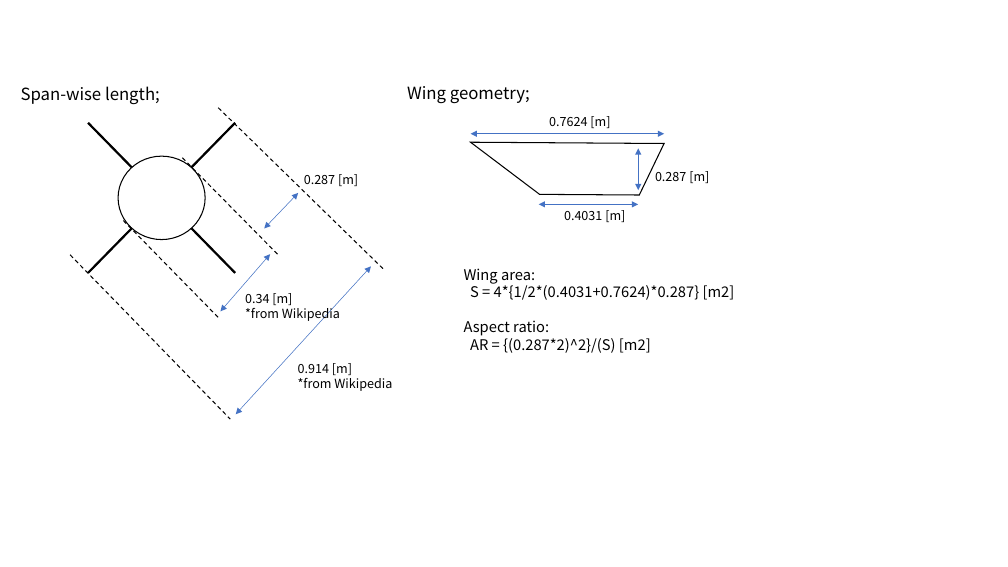
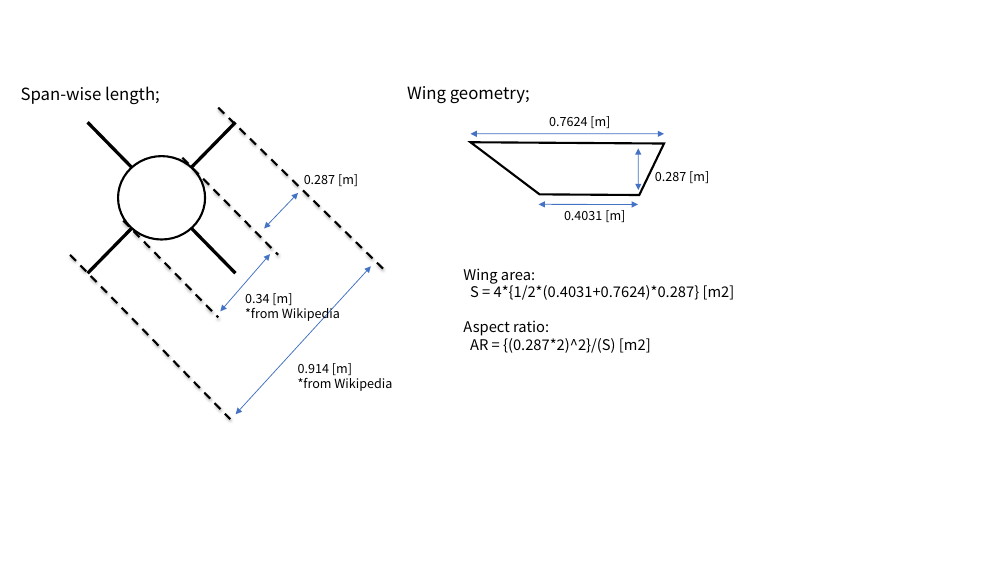
Before and after one commit to zeta-plusplus/AircraftDynamics, a slide deck: slide 2 of docs/PtMassFDM/DoF2/Examples/ExampleAircrafts/AGM84_ex02/makeFigs.pptx. Drawn at 1008x567 pixels with LibreOffice and Linux fonts; fonts in the diff are those of the drawing. Boxes give left, top, right and bottom in pixels: in the first picture for what was removed or moved away, otherwise in the second. Text is boxed around its words. In the diff, an @@ line names an element or a change of style, - is before the commit and + after.

```diff
--- a/docs/PtMassFDM/DoF2/Examples/ExampleAircrafts/AGM84_ex02/makeFigs.pptx
+++ b/docs/PtMassFDM/DoF2/Examples/ExampleAircrafts/AGM84_ex02/makeFigs.pptx
@@ line removed from (219, 108) to (383, 269) @@
@@ freeform shape added at (219, 108, 383, 269), outline #000000 2 pt dashed @@
@@ double arrow removed from (470, 134) to (664, 134) @@
@@ freeform shape added at (470, 134, 664, 134), outline #4472C4 0.75 pt @@
@@ double arrow removed from (638, 148) to (638, 191) @@
@@ freeform shape added at (638, 148, 638, 190), outline #4472C4 0.75 pt @@
@@ outline #000000 1 pt to #000000 2 pt in 3 elements at (470, 142, 664, 195), (20, 54, 302, 342), (118, 157, 205, 240) @@
@@ line removed from (182, 158) to (278, 255) @@
@@ freeform shape added at (182, 158, 278, 255), outline #000000 2 pt dashed @@
@@ double arrow removed from (298, 193) to (264, 228) @@
@@ freeform shape added at (264, 193, 298, 228), outline #4472C4 0.75 pt @@
@@ line removed from (123, 221) to (219, 318) @@
@@ freeform shape added at (123, 221, 219, 318), outline #000000 2 pt dashed @@
@@ line removed from (70, 255) to (231, 419) @@
@@ freeform shape added at (70, 255, 231, 419), outline #000000 2 pt dashed @@
@@ freeform shape added at (220, 254, 270, 312), outline #4472C4 0.75 pt @@
@@ double arrow removed from (270, 254) to (221, 312) @@
@@ double arrow removed from (371, 266) to (236, 414) @@
@@ freeform shape added at (236, 266, 371, 414), outline #4472C4 0.75 pt @@
```
Also in this commit, not shown: 2 other slides changed, 2 slides added, 13 other files.
